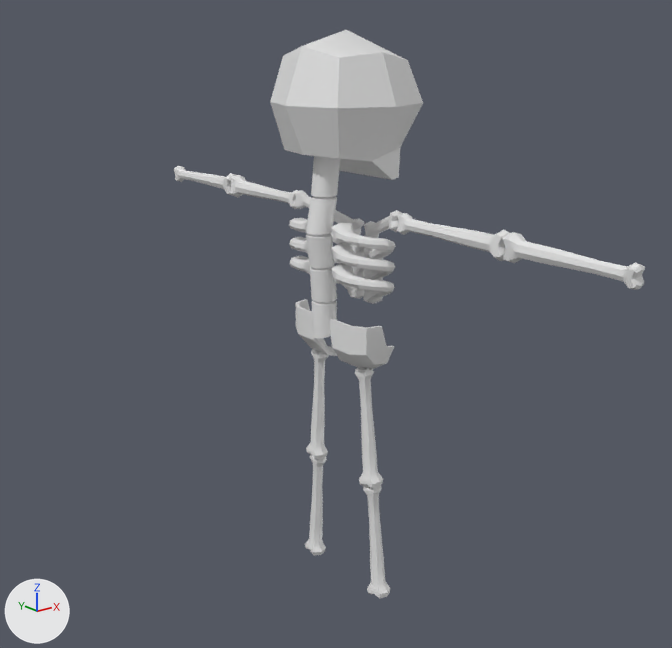
One commit to the Blender file Content/Álvaro/Mesh/Blends/Skeleton.blend: the scene before it, then after it.
The view is the same before and after, from a 50 mm camera at (-1.489, -1.822, 1.487) aimed at (-0.019, 0.015, 0.752). Lighting does not change. The marker at lower left points along +X, +Y and +Z.

Names of what the first picture shows: 'Neck.001'.
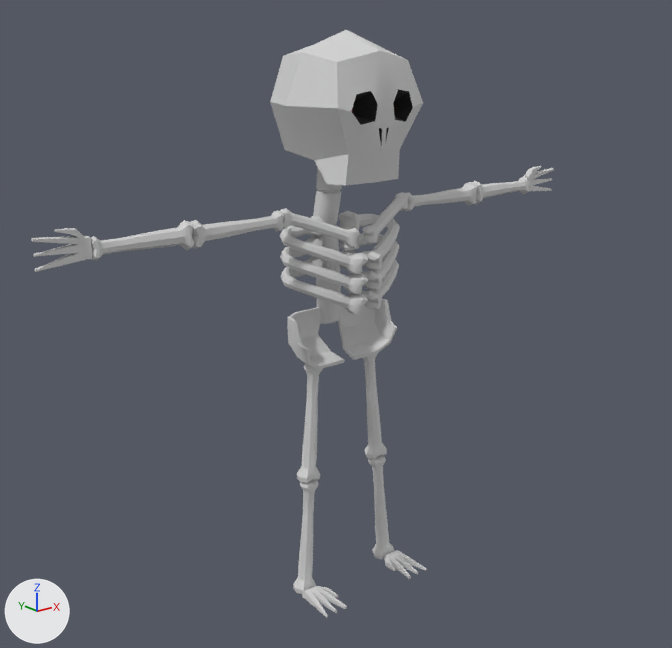
Where the change shows, as pixel boxes (x1, y1, x2, y2) in the pictures (672 x 648 px; the box of a moved part takes in the faces that stretch with it):
'Neck.001', reshaped, turned: before (174, 30, 645, 598); after (31, 30, 554, 618)
part 1 of me_cylinder_010, added: after (302, 586, 347, 618)
part 2 of me_cylinder_010, moved or reshaped: before (174, 166, 329, 384); after (363, 166, 554, 383)
part 3 of me_cylinder_010, moved or reshaped: before (397, 216, 645, 290); after (31, 211, 284, 272)
part 4 of me_cylinder_010, built on: before (313, 452, 328, 506); after (368, 450, 427, 579)
part 5 of me_cylinder_010, recoloured (white to grey): before (270, 30, 423, 598); after (270, 30, 423, 594)

Patch to the scene script:
```diff
--- a/Content/Álvaro/Mesh/Blends/Skeleton.blend.py
+++ b/Content/Álvaro/Mesh/Blends/Skeleton.blend.py
@@ img_textura @@
+img_textura = load_image('Textura', '../../Textures/Skeleton_TEX.png', 2048, 2048, 'sRGB')
@@ mat_skeleton @@
+mat_skeleton = principled_material('Skeleton')
+mat_skeleton.texture = img_textura
+mat_skeleton.roughness = 1.0
+mat_skeleton.specular_ior_level = 0.84
@@ me_cylinder_010 @@
 # used by ob_neck_001; location = (0.0, 0.0, 0.0)
-me_cylinder_010.from_pydata(...)  # 2301 vertices, 2254 faces; spans x -0.18..0.15, y -0.87..0.86, z 0.0..1.49
+me_cylinder_010.from_pydata(...)  # 2653 vertices, 2598 faces; spans x -0.18..0.15, y -0.81..0.81, z 0.0..1.49
+# me_cylinder_010 part 1: a new loose piece of 88 vertices spanning x 0.03..0.15, y -0.18..-0.1, z 0.0..0.03, in mat_skeleton (picture img_textura)
+# me_cylinder_010 part 2: 84 vertices moved from x -0.09..0.03, y 0.02..0.86, z 0.63..1.09 to x -0.09..0.03, y 0.02..0.7, z 0.63..1.09; 93 vertices removed from x -0.03..0.03, y 0.07..0.86, z 0.63..1.09; 181 vertices added at x -0.03..0.03, y 0.08..0.81, z 0.63..1.1
+# me_cylinder_010 part 3: 56 vertices moved within x -0.02..0.03, y -0.7..-0.22, z 1.02..1.09; 118 vertices removed from x -0.02..0.03, y -0.87..-0.21, z 1.02..1.09; 206 vertices added at x -0.02..0.03, y -0.81..-0.2, z 1.02..1.1
+# me_cylinder_010 part 4: 3 vertices moved within x -0.02..0.01, y 0.1..0.13, z 0.24..0.33; 12 vertices removed from x -0.02..0.03, y 0.09..0.17, z 0.01..0.34; 100 vertices added at x -0.02..0.15, y 0.1..0.18, z 0.0..0.34
+# me_cylinder_010 part 5: 1830 faces spanning x -0.18..0.15, y -0.49..0.69, z 0.0..1.49 switch from mat_material (white #e7e7e7) to mat_skeleton (picture img_textura)
@@ ob_neck_001 @@
 ob_neck_001.location = (0.0, 0.0, 0.0)
+ob_neck_001.rotation_euler = (0.0, 0.0, -1.571)  # degrees (0, 0, -90)
```
